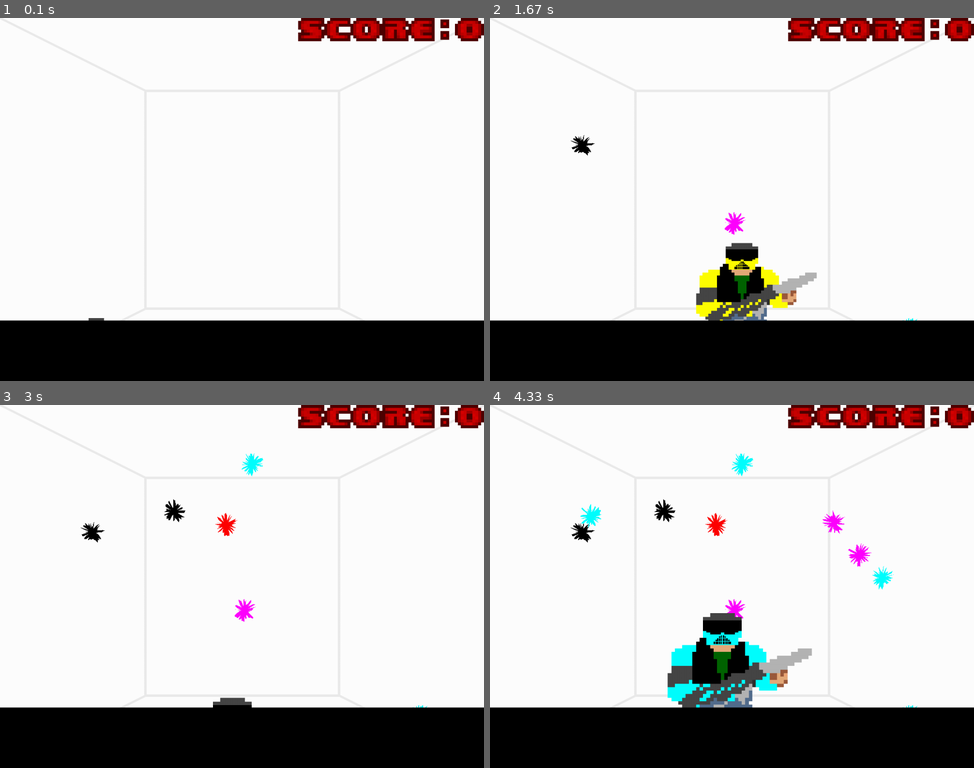
Above: before the commit, frames 1-4 (two rows, left to right).
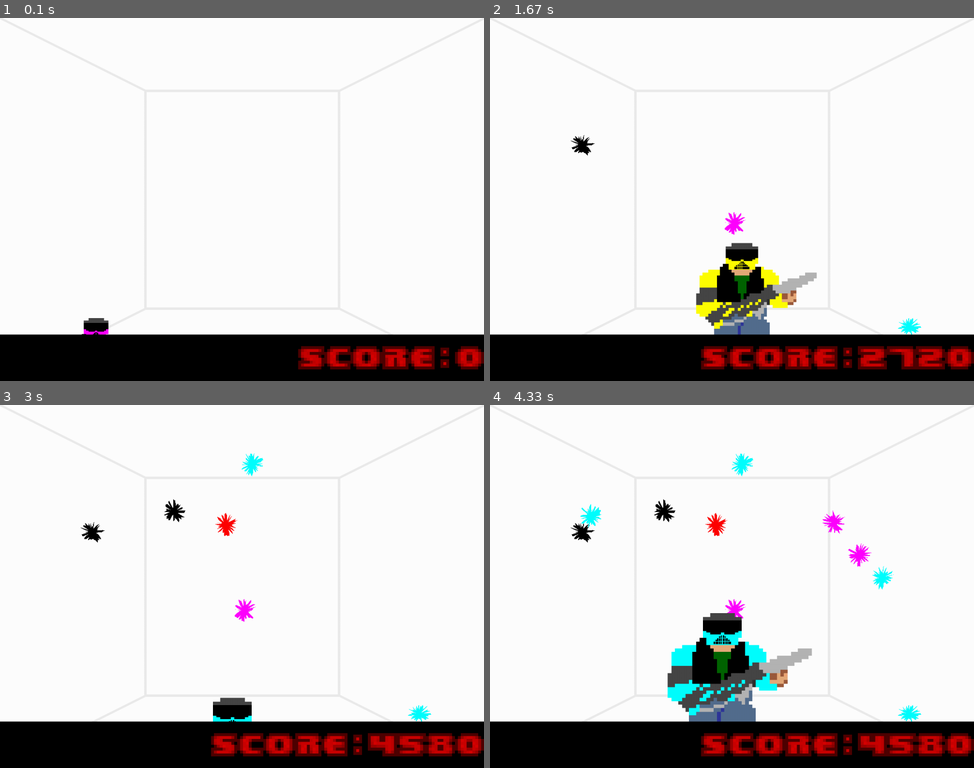
Above: after the commit, the same moments.

Repository: realpatato/pygame-paintball
Game: pygame game, started from main.py
The game is run twice, just before and just after one commit, with the same random seed, the same clock (stepped at 60 frames per second) and the same inputs.
Inputs (mouse positions are in pixels of both pictures, inside the frame that each line leads up to):
- Up to frame 1 (0.1 s): no input
- Up to frame 2 (1.67 s): click (596, 330) at 0.38 s; click (732, 221) at 0.72 s; click (581, 145) at 1.05 s; click (911, 326) at 1.38 s
- Up to frame 3 (3 s): click (251, 463) at 1.72 s; click (217, 680) at 2.05 s; click (227, 524) at 2.38 s; click (174, 510) at 2.72 s
- Up to frame 4 (4.33 s): click (857, 553) at 3.05 s; click (882, 579) at 3.38 s; click (833, 521) at 3.72 s; click (591, 517) at 4.05 s

The runs differ from the first frame. In frame 1, 8.1% of the frame differs, in the area x 0-100%, y 0-97%; in frame 2, 9.2%; in frame 3, 9.0%; in frame 4, 9.3%.

Commit message:
scoreboard functions and is at the bottom of the screen

Diff:
--- a/main.py
+++ b/main.py
@@ -65,8 +65,6 @@
 score = 0
 #variable to hold the score board
 scoreboard = sb.Scoreboard(score)
-#adds scoreboard to draw objects
-draw_objects.append(scoreboard)
 
 ''' FUNCTIONS '''
 def spawn_enemy():
@@ -131,6 +129,8 @@
                         enemy_object._spawning = False
                         #adds points to the score based on how long it took for you to click
                         score  += (160 - timer) * 20
+                        #updates the scoreboard with the points
+                        scoreboard.update_score(score)
                         #sets timer to 0
                         timer = 0
                         #pauses the timer
@@ -192,7 +192,9 @@
         object.draw_self(screen)
 
     #draws box for where the score goes
-    pygame.draw.rect(screen, BLACK, [0, 625, 1000, 750])
+    pygame.draw.rect(screen, BLACK, [0, 654, 1000, 750])
+    #draws the scoreboard
+    scoreboard.draw_self(screen)
 
     #updates the screen
     pygame.display.update()
--- a/scoreboard.py
+++ b/scoreboard.py
@@ -6,14 +6,14 @@
 ''' SCOREBOARD CLASS '''
 class Scoreboard:
     def __init__(self, score):
-        self._sprite_names = self.get_sprite_names()
-        self._sprites = self.parse_spritesheet(self._sprite_names)
+        self._sprites = self.parse_spritesheet()
         self._text = "SCORE:" + str(score)
 
     def get_sprite_names(self):
+        ''' Gets the '''
         return ["0", "1", "2", "3", "4", "5", "6", "7", "8", "9", "S", "C", "O", "R", "E", ":"]
 
-    def parse_spritesheet(self, sprite_names):
+    def parse_spritesheet(self):
         ''' Parses the text spritesheet and stores the sprites'''
         #defines height since the height is the same everytime
         height = 16
@@ -21,6 +21,9 @@
         widths = [
             20, 12, 20, 20, 20, 20, 20, 20, 20, 20, #0-9
             18, 18, 22, 18, 18, 14 #SCORE:
+        ]
+        sprite_names = ["0", "1", "2", "3", "4", "5", "6", "7", "8", "9",
+            "S", "C", "O", "R", "E", ":"
         ]
         #creates an empty dictionary to hold the sprites
         sprites={}
@@ -47,6 +50,9 @@
         #returns the sprites
         return sprites
 
+    def update_score(self, score):
+        self._text = "SCORE:" + str(score)
+
     def draw_self(self, surface):
         ''' Draws the scoreboard '''
         offset = 0
@@ -55,4 +61,4 @@
             char = self._text[char_index]
             char_size = self._sprites[char].get_size()
             offset += char_size[0]
-            surface.blit(self._sprites[char], (1000 - offset, 0))
+            surface.blit(self._sprites[char], (1000 - offset, 678))
